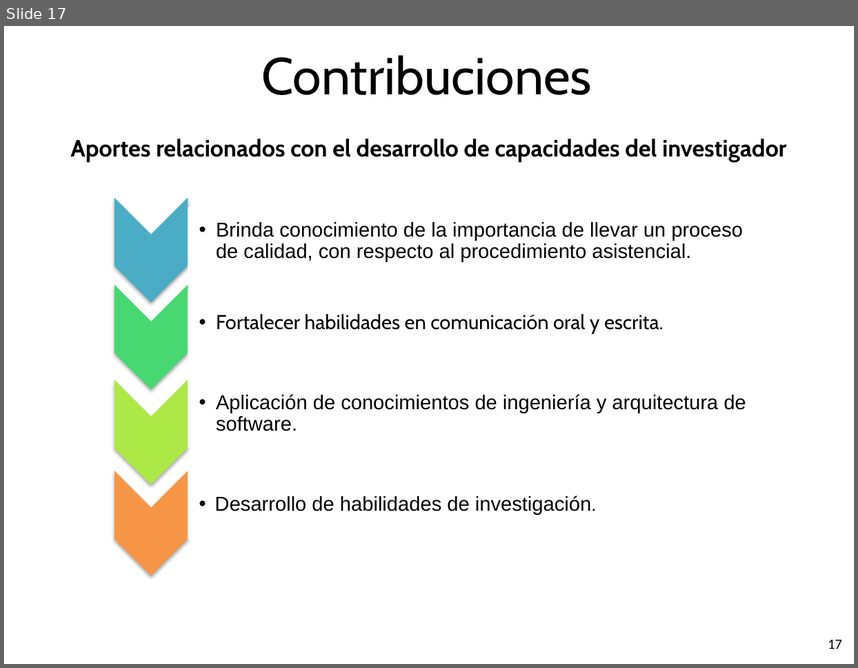
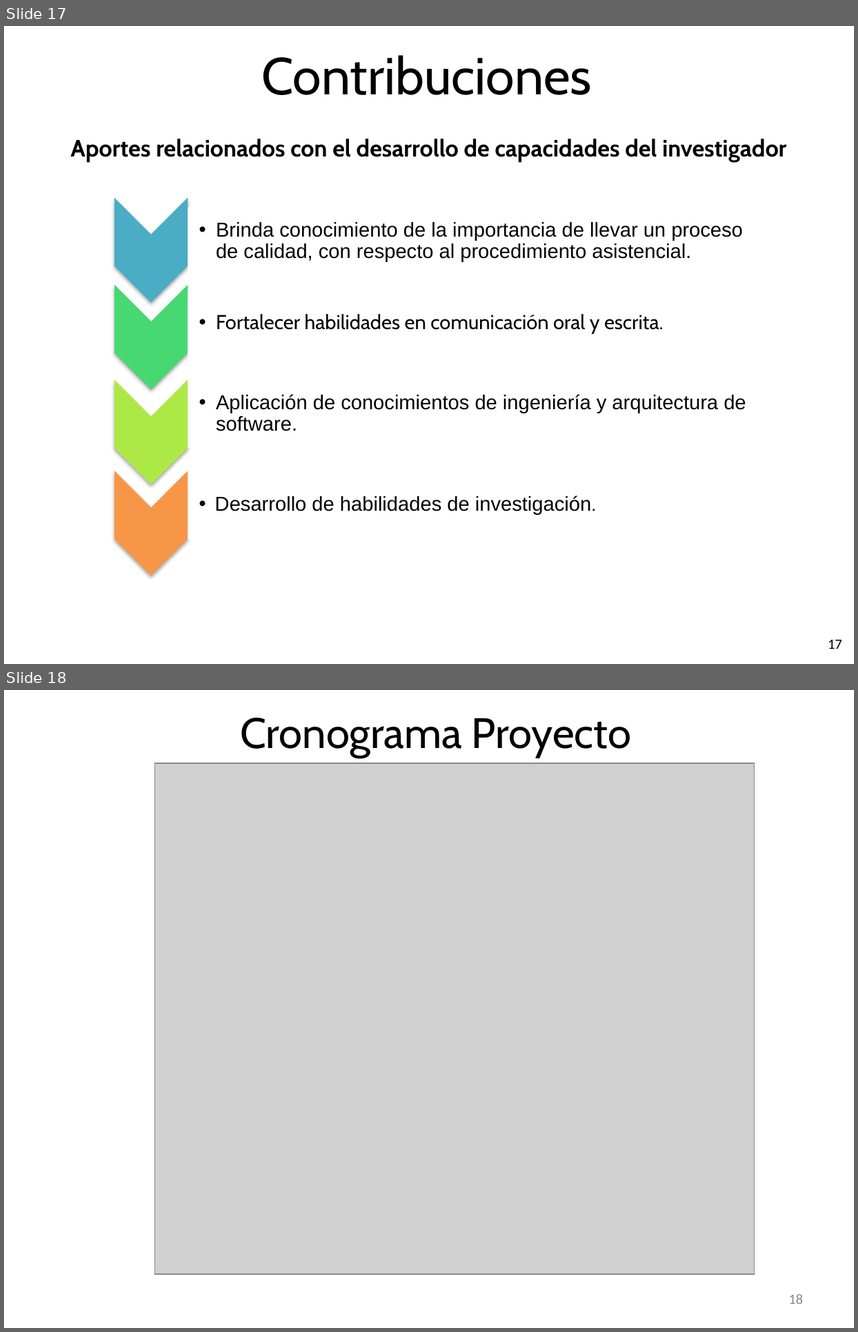
Before and after one commit to estivenLandazury/PDG, a slide deck: A00056992/3-PresentaciónPdG-I.pptx. Shown one above the other, each under a label of ours: slide 17 before the commit, slides 17 and 18 after it. The pictures are 858x668 and 858x1332 pixels, drawn with LibreOffice and Linux fonts; fonts in the diff are those of the drawing; grey boxes stand for pictures. Boxes give left, top, right and bottom in pixels: in the first picture for what was removed or moved away, otherwise in the second. Text is boxed around its words. In the diff, an @@ line names an element or a change of style, - is before the commit and + after.

```diff
--- a/A00056992/3-PresentaciónPdG-I.pptx
+++ b/A00056992/3-PresentaciónPdG-I.pptx
@@ slide 18 added at bbox=[4, 690, 854, 1328], background #FFFFFF @@
@@ text added at bbox=[240, 718, 631, 758], 36 pt, text #000000 @@
+Cronograma Proyecto
@@ picture added at bbox=[154, 763, 754, 1274] @@
@@ page number added at bbox=[789, 1294, 803, 1303], 12 pt, text #888888 @@
+18
```
Also in this commit, not shown: 1 slide changed.
